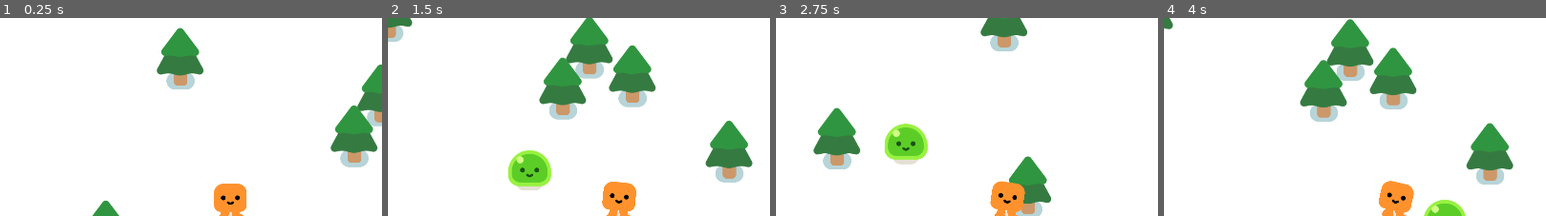
Above: before the commit, frames 1-4 (left to right).
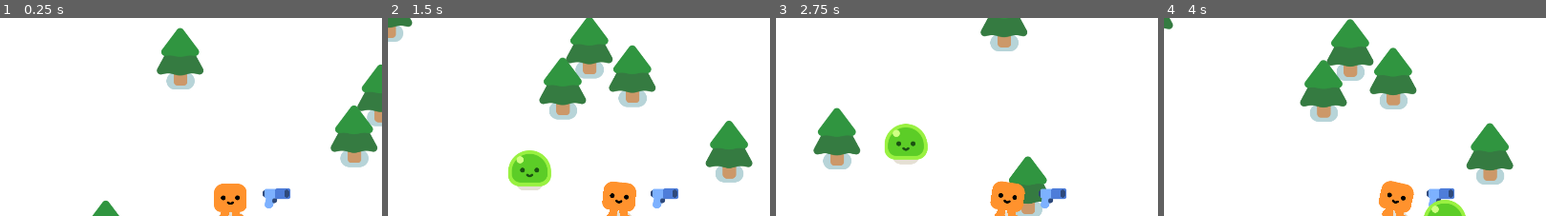
Above: after the commit, the same moments.

Repository: guicardosom/Bloblings
Game: Godot game, scene res://scenes/game.tscn
Two runs of this game, one before a commit and one after it. Both use one fixed random seed, a clock stepped at 60 frames per second and the inputs below.
Inputs:
- Up to frame 1 (0.25 s): no input
- Up to frame 2 (1.5 s): hold D (move_right) 0.53-1.28 s; hold S (move_down) from 1.28 s (still down)
- Up to frame 3 (2.75 s): release S (move_down) at 2.03 s; hold D (move_right) from 2.03 s (still down)
- Up to frame 4 (4 s): release D (move_right) at 2.78 s; hold W (move_up) 2.78-3.53 s; hold A (move_left) from 3.53 s (still down)
The pictures show only the part of the screen within x 20-70%, y 3-53%; the shares and areas given below are measured in that part.

The runs differ from the first frame. In frame 1, 0.5% of the frame differs, in the area x 68-76%, y 86-97%; in frame 2, 0.5%; in frame 3, 0.5%; in frame 4, 0.4%.

Commit message:
Gun
Adds gun to player

Diff:
--- /dev/null
+++ b/godot-project/scenes/gun.tscn
@@ -0,0 +1,24 @@
+[gd_scene load_steps=4 format=3 uid="uid://dm6gy7obcf1qm"]
+
+[ext_resource type="Script" uid="uid://rgoaoc2t35gp" path="res://scripts/gun.gd" id="1_og67c"]
+[ext_resource type="Texture2D" uid="uid://cswb5do8rrj7q" path="res://art/pistol/pistol.png" id="1_x77fm"]
+
+[sub_resource type="CircleShape2D" id="CircleShape2D_og67c"]
+radius = 540.49
+
+[node name="Gun" type="Area2D"]
+collision_layer = 0
+collision_mask = 2
+script = ExtResource("1_og67c")
+
+[node name="CollisionShape2D" type="CollisionShape2D" parent="."]
+shape = SubResource("CircleShape2D_og67c")
+
+[node name="WeaponPivot" type="Marker2D" parent="."]
+position = Vector2(117, -1)
+
+[node name="Pistol" type="Sprite2D" parent="WeaponPivot"]
+texture = ExtResource("1_x77fm")
+
+[node name="BulletPoint" type="Marker2D" parent="WeaponPivot/Pistol"]
+position = Vector2(25, -11)
--- a/godot-project/scenes/player.tscn
+++ b/godot-project/scenes/player.tscn
@@ -1,7 +1,8 @@
-[gd_scene load_steps=4 format=3 uid="uid://vkq4jcqqix6w"]
+[gd_scene load_steps=5 format=3 uid="uid://vkq4jcqqix6w"]
 
 [ext_resource type="Script" uid="uid://cb1kfoae6ywta" path="res://scripts/player.gd" id="1_g2els"]
 [ext_resource type="PackedScene" uid="uid://pbmyh1qru7p" path="res://art/characters/happy_boo/happy_boo.tscn" id="2_qhqgy"]
+[ext_resource type="PackedScene" uid="uid://dm6gy7obcf1qm" path="res://scenes/gun.tscn" id="3_qhqgy"]
 
 [sub_resource type="CircleShape2D" id="CircleShape2D_onrkg"]
 radius = 42.0119
@@ -17,3 +18,6 @@
 shape = SubResource("CircleShape2D_onrkg")
 
 [node name="Camera2D" type="Camera2D" parent="."]
+
+[node name="Gun" parent="." instance=ExtResource("3_qhqgy")]
+position = Vector2(-2, -54)
--- /dev/null
+++ b/godot-project/scripts/gun.gd
@@ -0,0 +1,8 @@
+extends Area2D
+
+func _physics_process(delta: float) -> void:
+	var enemies_in_range = get_overlapping_bodies()
+
+	if enemies_in_range.size() > 0:
+		var target = enemies_in_range[0]
+		look_at(target.global_position)
Not shown, added: godot-project/scripts/gun.gd.uid
